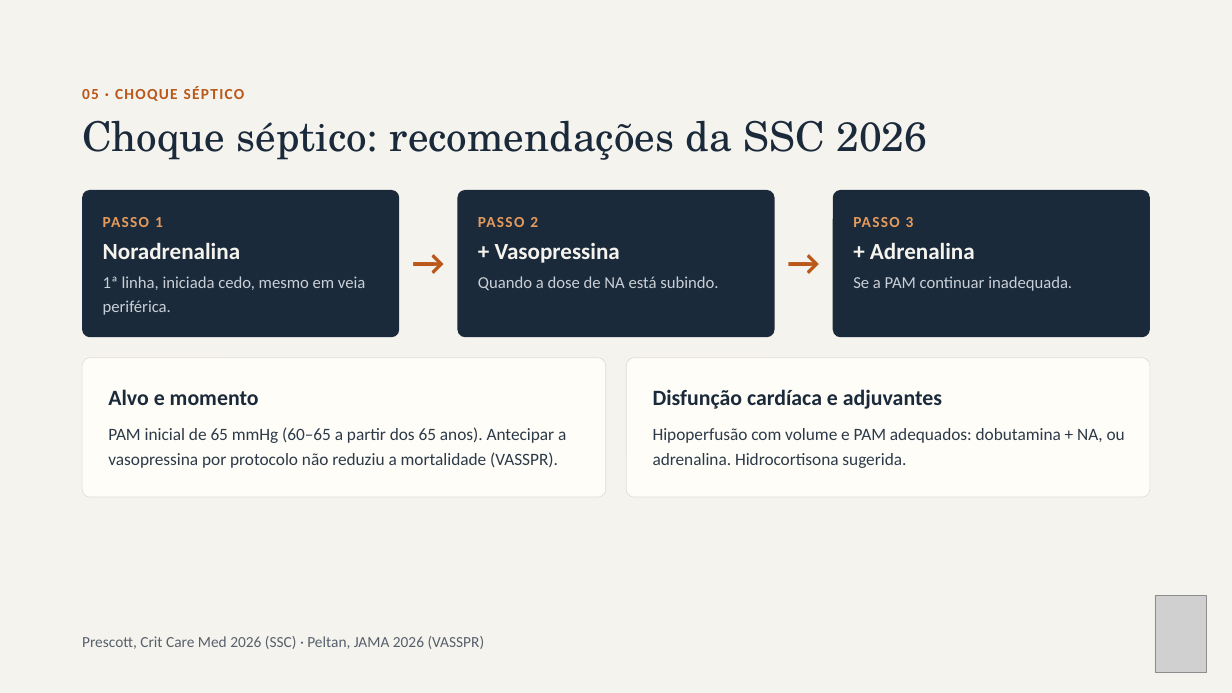
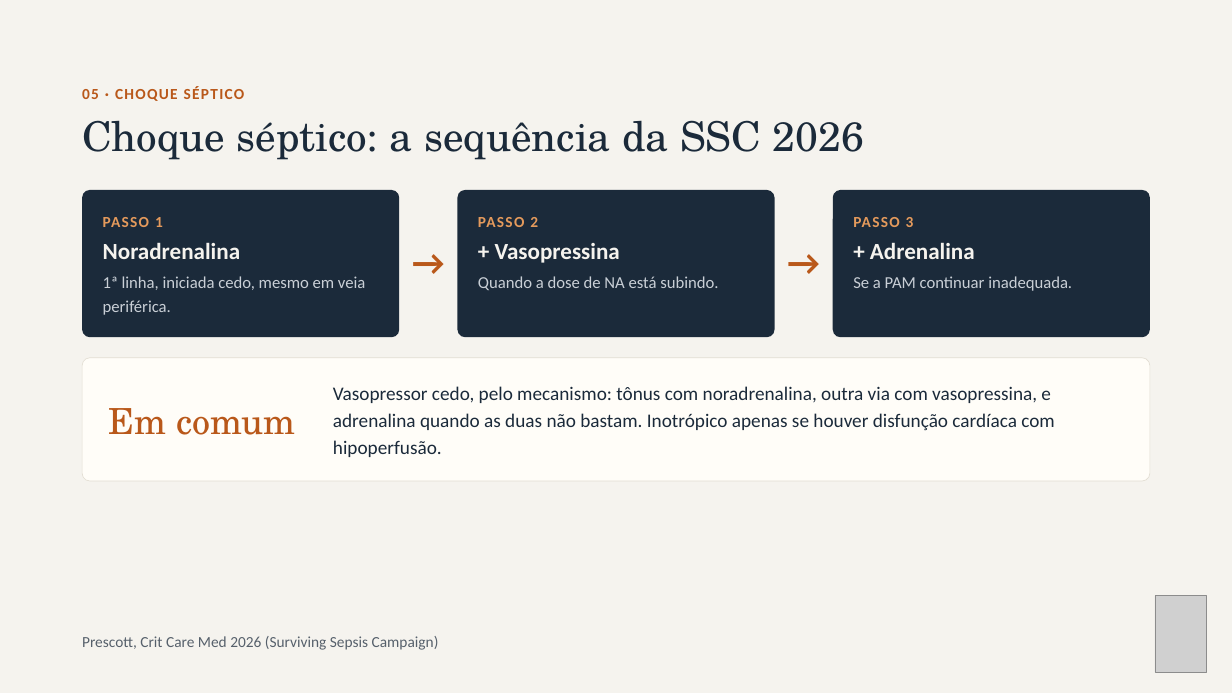
Before and after one commit to brunomoraesdubois-bit/Bruno, a slide deck: slide 13 of apresentacao/Aminas_Vasoativas.pptx (slide 14 before the commit). Drawn at 1232x693 pixels with LibreOffice and Linux fonts; fonts in the diff are those of the drawing; grey boxes stand for pictures. Boxes give left, top, right and bottom in pixels: in the first picture for what was removed or moved away, otherwise in the second. Text is boxed around its words. In the diff, an @@ line names an element or a change of style, - is before the commit and + after.

```diff
--- a/apresentacao/Aminas_Vasoativas.pptx
+++ b/apresentacao/Aminas_Vasoativas.pptx
@@ title at (82,120,864,160): text changed @@
-Choque séptico: recomendações da SSC 2026
+Choque séptico: a sequência da SSC 2026
@@ rounded rectangle: place and size @@
-rounded rectangle at (82,358,606,497)
+rounded rectangle at (82,358,1151,481)
@@ rounded rectangle at (82,358,1151,481): proportions changed @@
@@ rounded rectangle removed at (627,358,1151,497) @@
@@ text removed at (108,389,259,405) @@
-Alvo e momento
@@ text at (333,386,1054,457): text changed; size 13.5 to 15 pt; text colour #2C3A48 to #1B2A3A @@
-PAM inicial de 65 mmHg (60–65 a partir dos 65 anos). Antecipar a vasopressina por protocolo não reduziu a mortalidade (VASSPR).
+Vasopressor cedo, pelo mecanismo: tônus com noradrenalina, outra via com vasopressina, e adrenalina quando as duas não bastam. Inotrópico apenas se houver disfunção cardíaca com hipoperfusão.
@@ text removed at (653,389,942,409) @@
-Disfunção cardíaca e adjuvantes
@@ text added at (108,408,296,435), 28 pt, text #B9581A @@
+Em comum
@@ text removed at (653,428,1125,468) @@
-Hipoperfusão com volume e PAM adequados: dobutamina + NA, ou adrenalina. Hidrocortisona sugerida.
@@ text at (82,636,439,650): text changed @@
-Prescott, Crit Care Med 2026 (SSC) · Peltan, JAMA 2026 (VASSPR)
+Prescott, Crit Care Med 2026 (Surviving Sepsis Campaign)
```
Also in this commit, not shown: 12 other slides changed, 2 slides removed, 23 other files.
